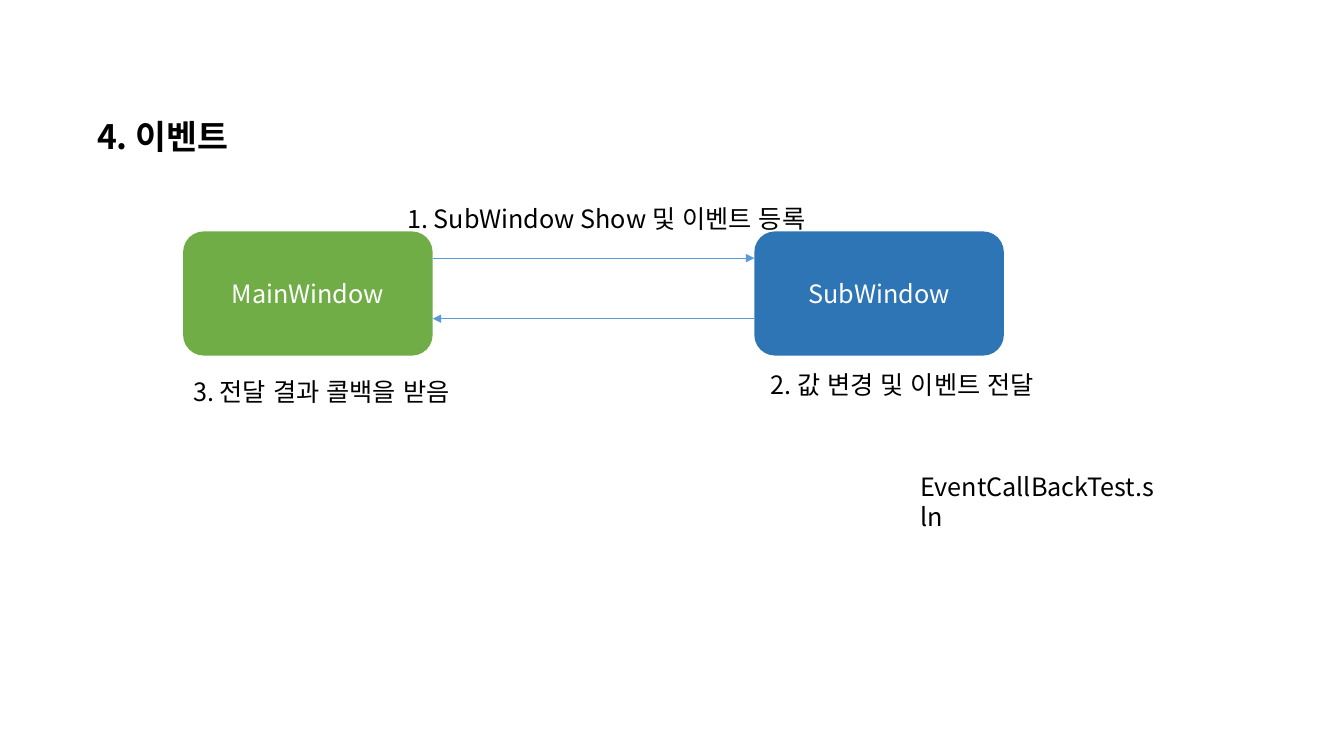
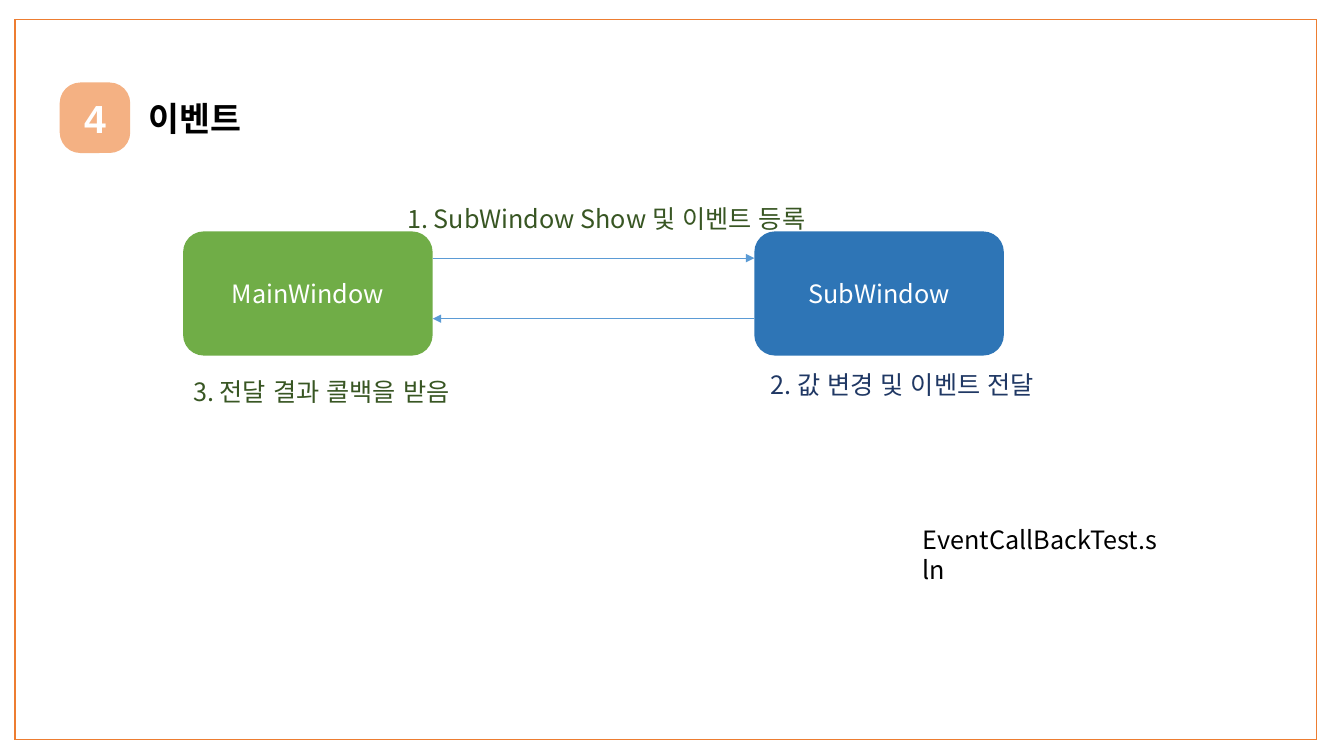
Before and after one commit to WooyongLee/TestApp-CsharpWpf, a slide deck: slide 10 of DelegateExample/DelegateEvent발표준비.pptx. Drawn at 1344x756 pixels with LibreOffice and Linux fonts; fonts in the diff are those of the drawing. Boxes give left, top, right and bottom in pixels: in the first picture for what was removed or moved away, otherwise in the second. Text is boxed around its words. In the diff, an @@ line names an element or a change of style, - is before the commit and + after.

```diff
--- a/DelegateExample/DelegateEvent발표준비.pptx
+++ b/DelegateExample/DelegateEvent발표준비.pptx
@@ rectangle added at bbox=[15, 19, 1317, 740], outline #ED7D31 1 pt @@
@@ rounded rectangle added at bbox=[59, 83, 130, 153], fill #F4B183, 28 pt, text #FFFFFF, bold @@
+4
@@ text at bbox=[149, 102, 242, 134]: text changed @@
-4. 이벤트
+이벤트
@@ text "1. SubWindow Show 및 이벤트 ..." at bbox=[407, 207, 805, 234]: text colour #000000 to #385723 @@
@@ text "3. 전달 결과 콜백을 받음" at bbox=[193, 380, 449, 403]: text colour #000000 to #385723 @@
@@ text "2. 값 변경 및 이벤트 ..." at bbox=[770, 373, 1034, 396]: text colour #000000 to #203864 @@
@@ text "EventCallBackTest.sln": place and size @@
-text "EventCallBackTest.sln" at bbox=[920, 476, 1154, 497]
+text "EventCallBackTest.sln" at bbox=[923, 529, 1157, 550]
```
Also in this commit, not shown: 10 other slides changed.
